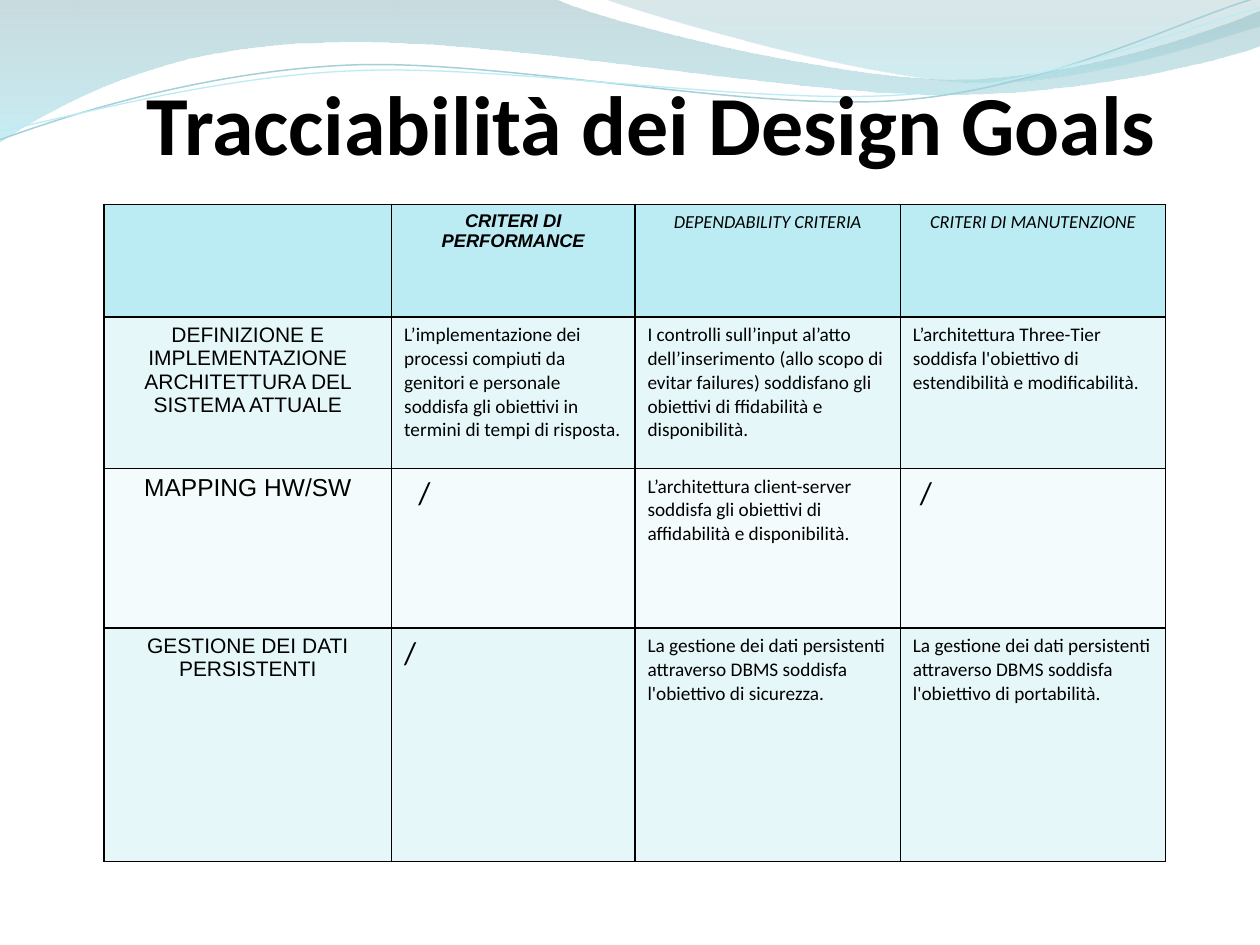
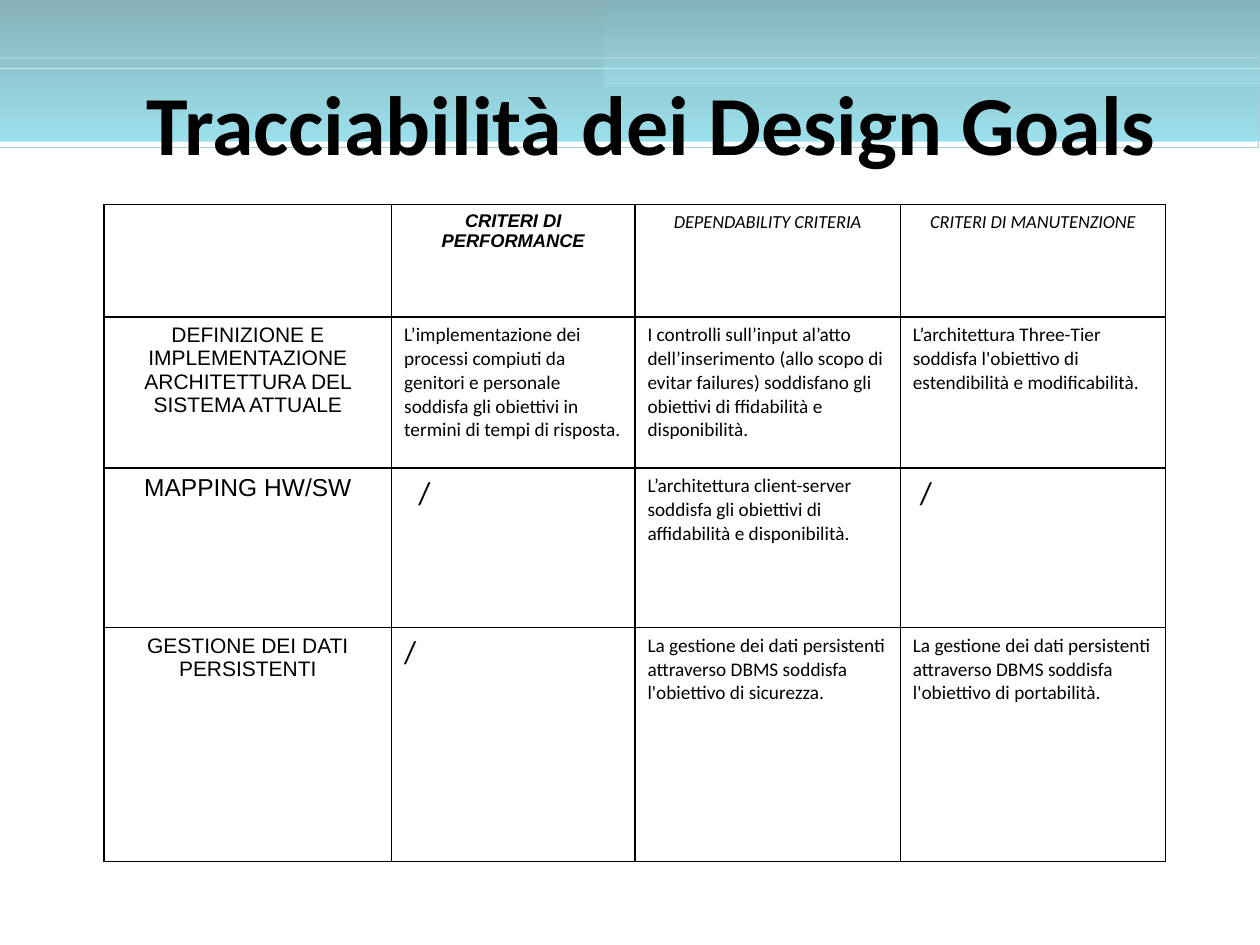
Before and after one commit to ammirate/at-silo, a slide deck: slide 22 of Presentazione/Atsilo1/Micco/Atsilo_A_Micco.pptx. Drawn at 1260x945 pixels with LibreOffice and Linux fonts; fonts in the diff are those of the drawing. Boxes give left, top, right and bottom in pixels: in the first picture for what was removed or moved away, otherwise in the second. Text is boxed around its words. In the diff, an @@ line names an element or a change of style, - is before the commit and + after.

```diff
--- a/Presentazione/Atsilo1/Micco/Atsilo_A_Micco.pptx
+++ b/Presentazione/Atsilo1/Micco/Atsilo_A_Micco.pptx
@@ freeform shape removed at box(0, 0, 1260, 142) @@
@@ freeform shape removed at box(0, 0, 1260, 147) @@
@@ freeform shape removed at box(0, 8, 1260, 141) @@
@@ rectangle added at box(0, 0, 1260, 142), fill gradient #86B1B8 to #9BE0EB @@
@@ freeform shape removed at box(604, 0, 1260, 87) @@
@@ rectangle added at box(604, 0, 1260, 87), fill gradient #84B2BA to #9BD7E1 @@
@@ rectangle added at box(0, 58, 1259, 147), outline #A5D0D7 0.85 pt @@
@@ rectangle added at box(0, 68, 1260, 141), outline #BBECF4 0.74 pt @@
@@ text "Tracciabilità dei Design Goals" rewrapped from box(147, 86, 1155, 170) to box(147, 96, 1155, 175) @@
@@ table at box(105, 204, 1167, 861) @@
@@ fill #BBECF4 to none in 3 cells @@
@@ fill #E7F8FB to none in 8 cells @@
@@ fill #F3FBFD to none in row 3 @@
@@ borders changed @@
```
Also in this commit, not shown: 22 other slides changed.
